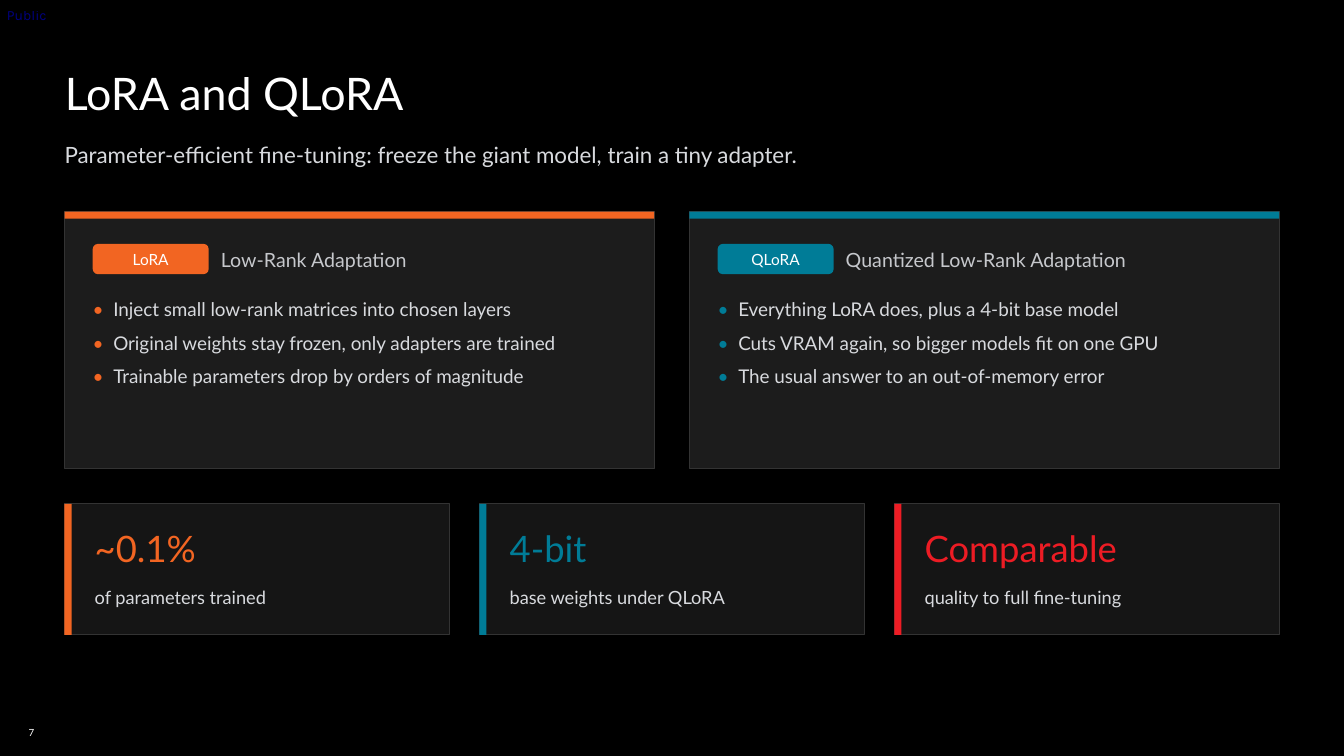
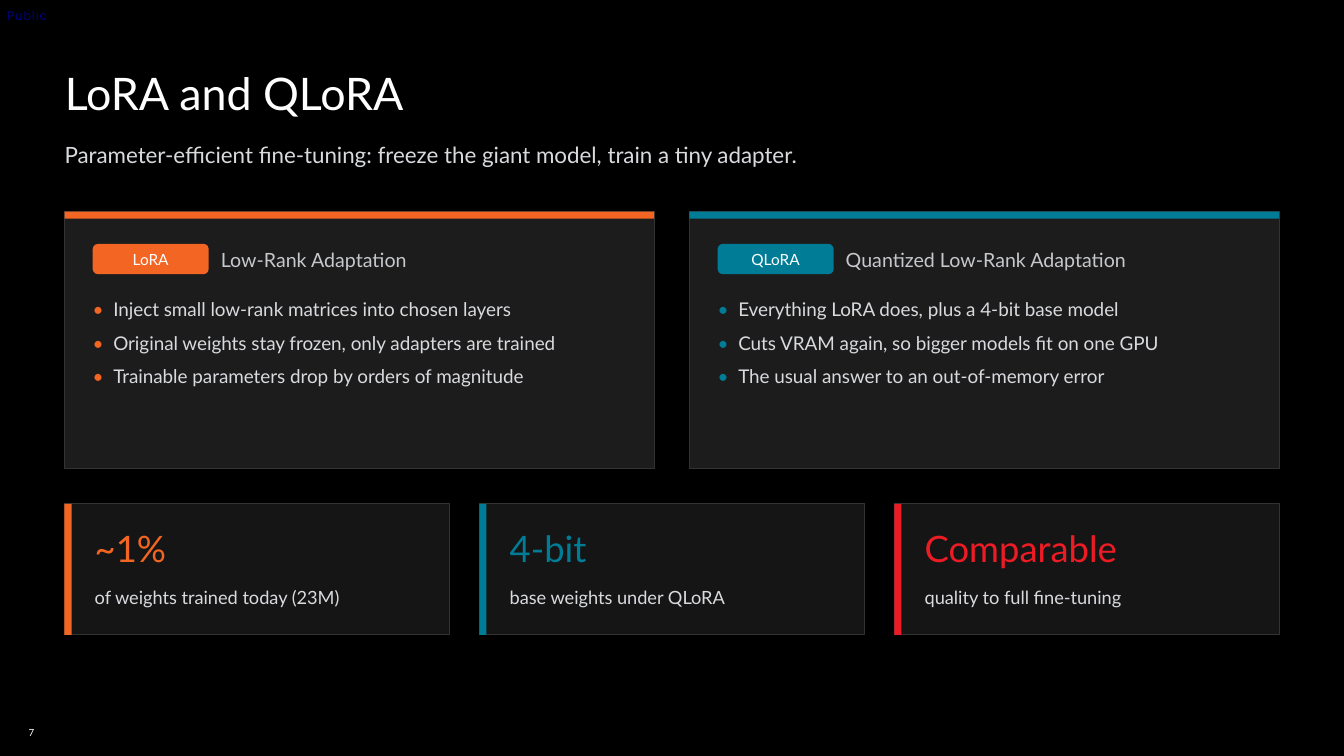
Before and after one commit to TwelveNights/Unsloth-RL-Workshop-on-Radeon, a slide deck: slide 7 of docs/AMD-Unsloth-Studio-Fine-tuning.pptx. Drawn at 1344x756 pixels with LibreOffice and Linux fonts; fonts in the diff are those of the drawing; background and template pictures are left out. Boxes give left, top, right and bottom in pixels: in the first picture for what was removed or moved away, otherwise in the second. Text is boxed around its words. In the diff, an @@ line names an element or a change of style, - is before the commit and + after.

Commit message:
Deck: how SFT learns, reading a training run, stretch challenges
- New slide 9: one SFT training step (tokenize with the chat template,
  predict, cross-entropy loss, update only the LoRA adapter), with the
  batch/step arithmetic of this run.
- New slide 10: reading a training run, with the settings Studio used
  (lr 2e-4 with 5 warmup steps, batch 8 = 2 x 4, LoRA rank 16) and what
  the loss curve does and doesn't tell you.
- Slide 7: ~1% of weights trained (23M), the real figure for this run.
- Slide 8: SFT example in the chat format attendees upload, not Alpaca.
- New slides 20-21: stretch challenges (add a field, teach it your own
  task, export to GGUF) and own-task ideas with a write-5-generate-50
  workflow using the bigger model in Lemonade.

```diff
--- a/docs/AMD-Unsloth-Studio-Fine-tuning.pptx
+++ b/docs/AMD-Unsloth-Studio-Fine-tuning.pptx
@@ text at (95,535,166,563): text changed @@
-~0.1%
+~1%
@@ text at (95,590,340,608): text changed @@
-of parameters trained
+of weights trained today (23M)
```
Also in this commit, not shown: 1 other slide changed, 4 slides added, 3 other files.
